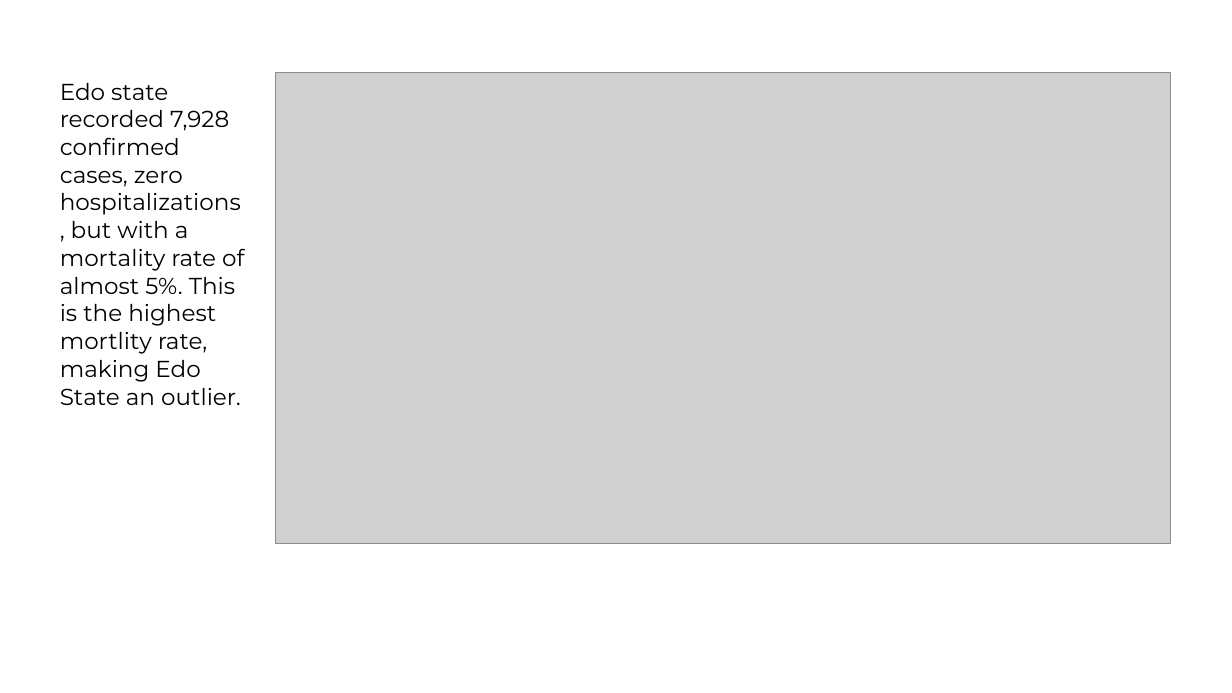
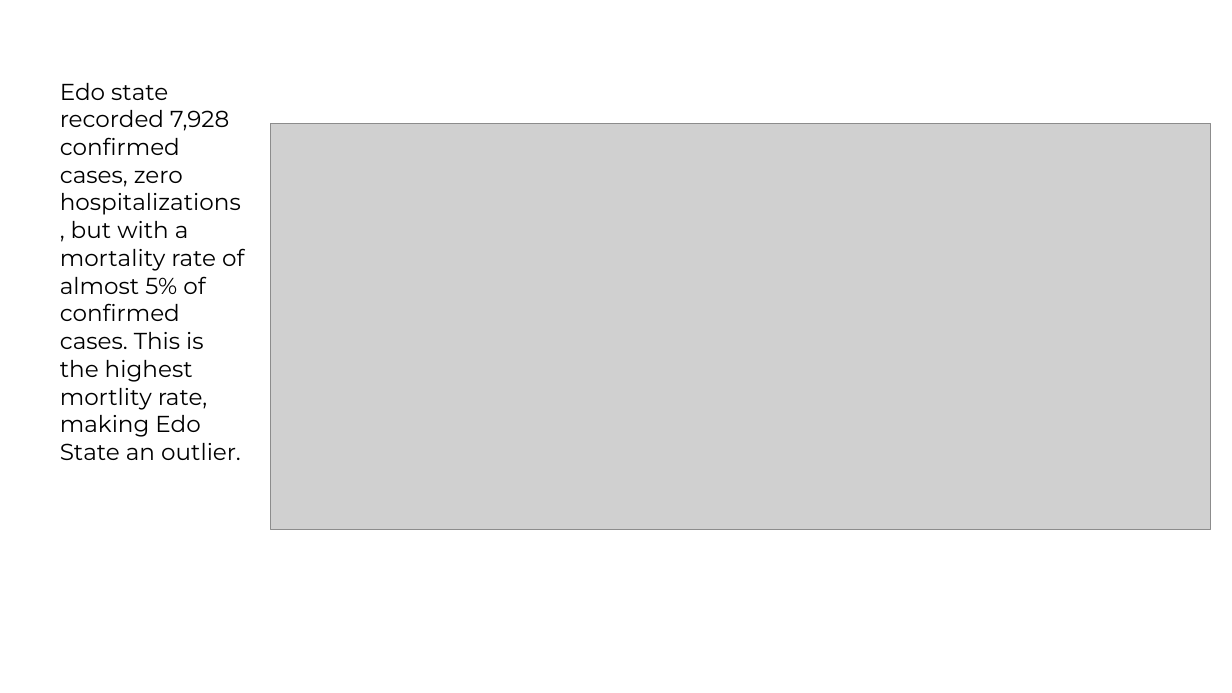
Before and after one commit to iroanya/Nigeria-COVID-19-Data-Analysis-Using-Python, a slide deck: slide 24 of Ustacky Capstone Project for Data Science Micro Degree.pptx (slide 12 before the commit). Drawn at 1232x693 pixels with LibreOffice and Linux fonts; fonts in the diff are those of the drawing; grey boxes stand for pictures. Boxes give left, top, right and bottom in pixels: in the first picture for what was removed or moved away, otherwise in the second. Text is boxed around its words. In the diff, an @@ line names an element or a change of style, - is before the commit and + after.

```diff
--- a/Ustacky Capstone Project for Data Science Micro Degree.pptx
+++ b/Ustacky Capstone Project for Data Science Micro Degree.pptx
@@ text at <box>60,83,244,460</box>: text changed @@
-Edo state recorded 7,928 confirmed cases, zero hospitalizations, but with a mortality rate of almost 5%. This is the highest mortlity rate, making Edo State an outlier.
+Edo state recorded 7,928 confirmed cases, zero hospitalizations, but with a mortality rate of almost 5% of confirmed cases. This is the highest mortlity rate, making Edo State an outlier.
@@ picture: place and size @@
-picture at <box>275,72,1170,543</box>
+picture at <box>271,123,1212,530</box>
```
Also in this commit, not shown: 10 other slides changed, 18 slides added, 1 slide removed.
